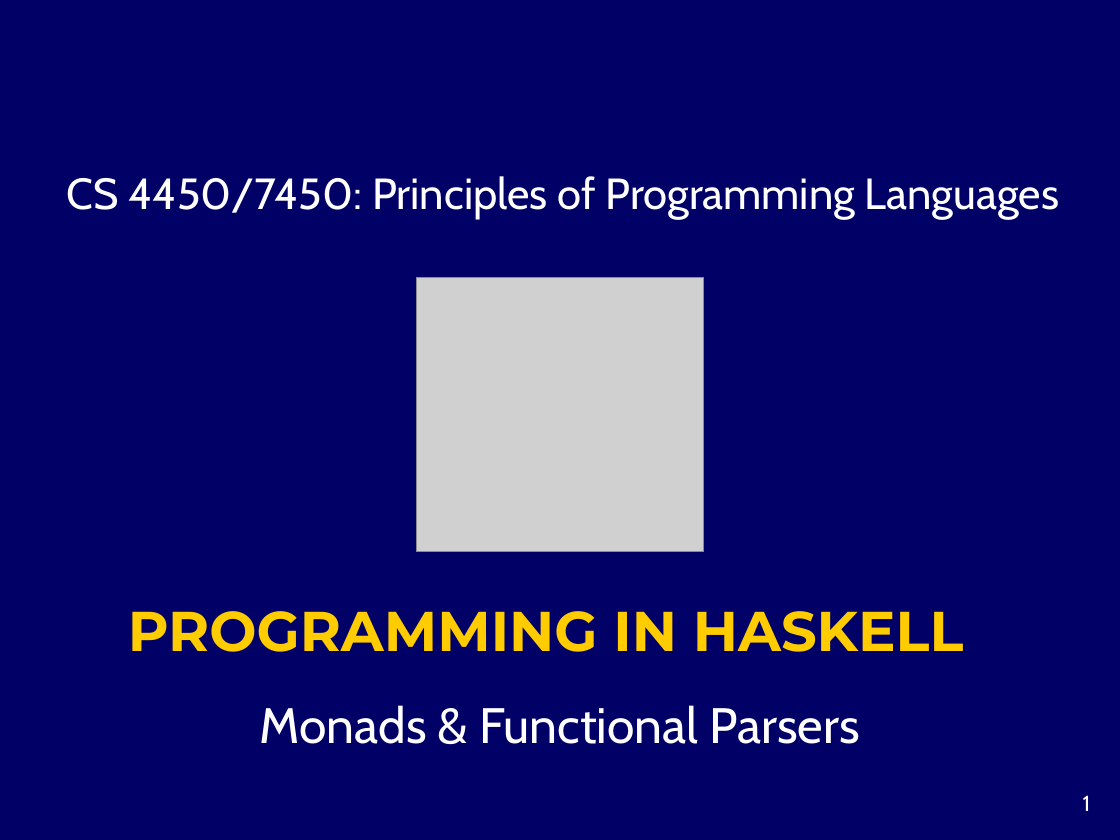
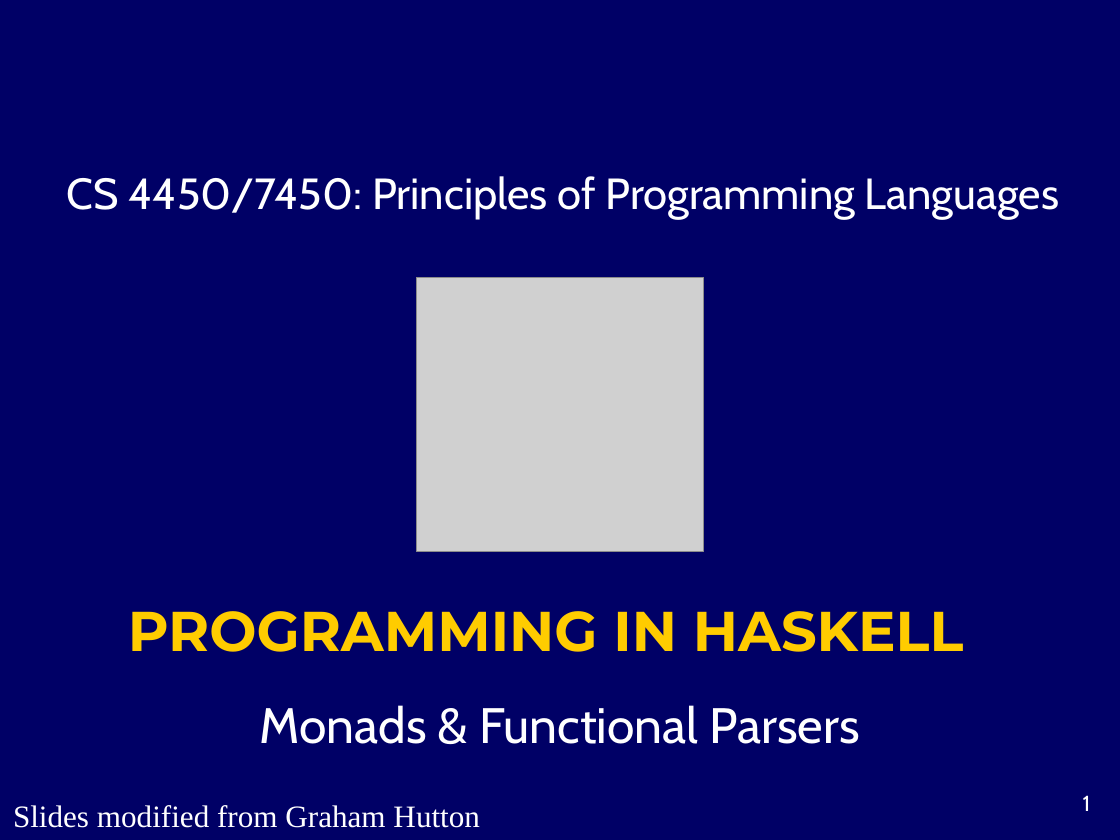
Before and after one commit to harrisonwl/harrisonwl.github.io, a slide deck: slide 1 of assets/courses/popl/fall2016/slides/Parsing.ppt. Drawn at 1120x840 pixels with LibreOffice and Linux fonts; fonts in the diff are those of the drawing; grey boxes stand for pictures. Boxes give left, top, right and bottom in pixels: in the first picture for what was removed or moved away, otherwise in the second. Text is boxed around its words. In the diff, an @@ line names an element or a change of style, - is before the commit and + after.

```diff
--- a/assets/courses/popl/fall2016/slides/Parsing.ppt
+++ b/assets/courses/popl/fall2016/slides/Parsing.ppt
@@ text added at [13,805,480,828], 20 pt, text #FFFFFF @@
+Slides modified from Graham Hutton
```
Also in this commit, not shown: 1 other file.
